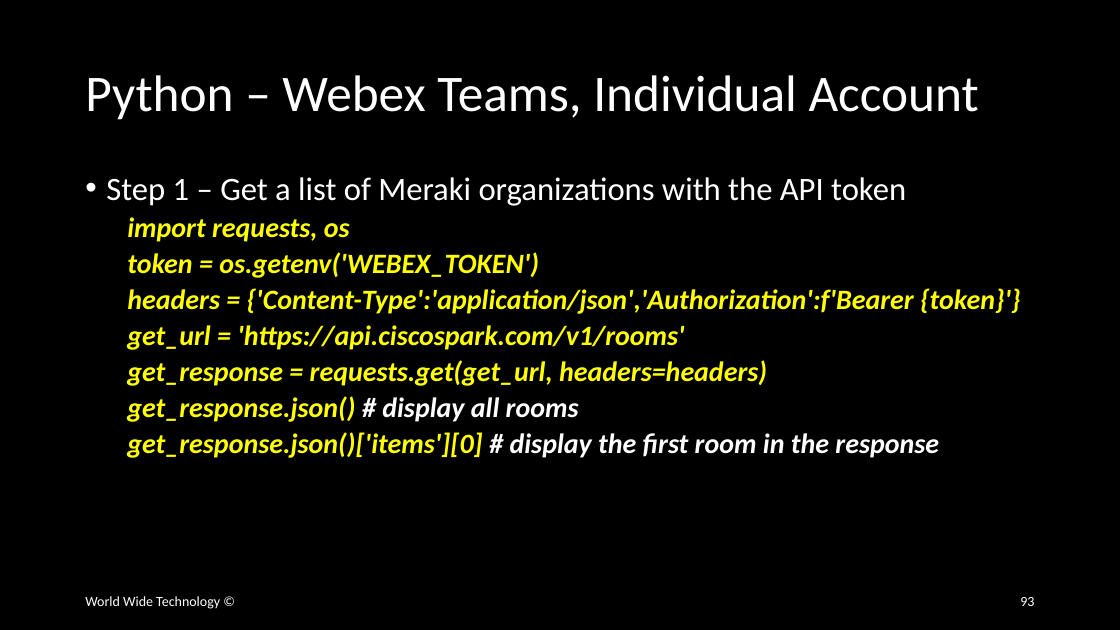
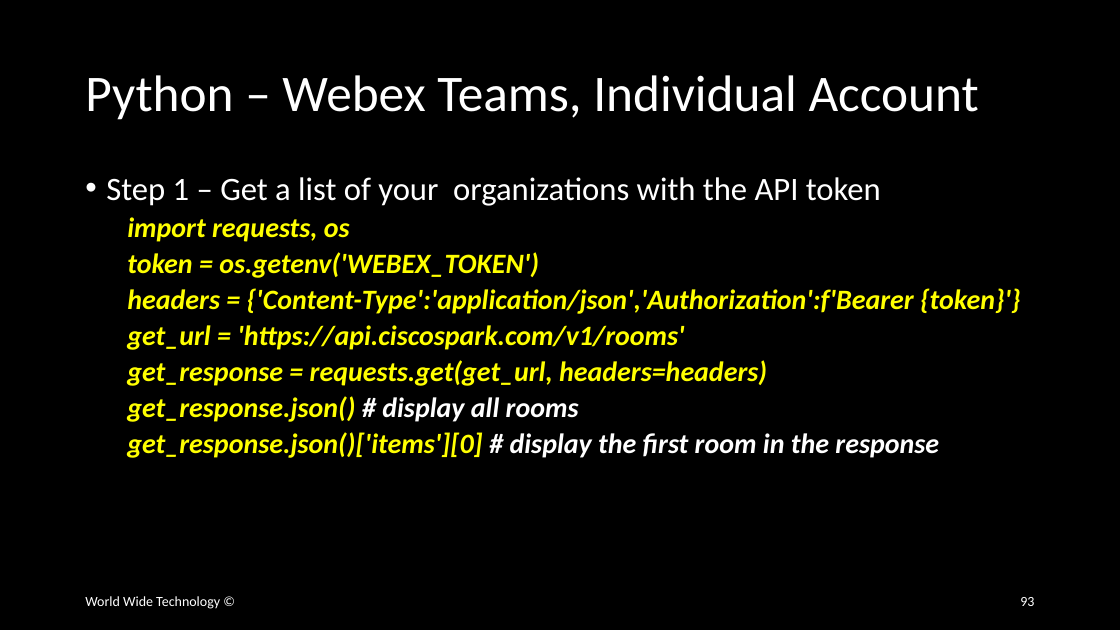
Before and after one commit to wwt/curl-requests-foundations, a slide deck: slide 93 of curl-requests-foundations.pptx. Drawn at 1120x630 pixels with LibreOffice and Linux fonts; fonts in the diff are those of the drawing. Boxes give left, top, right and bottom in pixels: in the first picture for what was removed or moved away, otherwise in the second. Text is boxed around its words. In the diff, an @@ line names an element or a change of style, - is before the commit and + after.

Commit message:
Added Webex Teams Python commands

```diff
--- a/curl-requests-foundations.pptx
+++ b/curl-requests-foundations.pptx
@@ text at bbox=[106, 177, 881, 206]: text changed @@
-• Step 1 – Get a list of Meraki organizations with the API token
+• Step 1 – Get a list of your organizations with the API token
```
Also in this commit, not shown: 1 other slide changed, 1 slide added.
